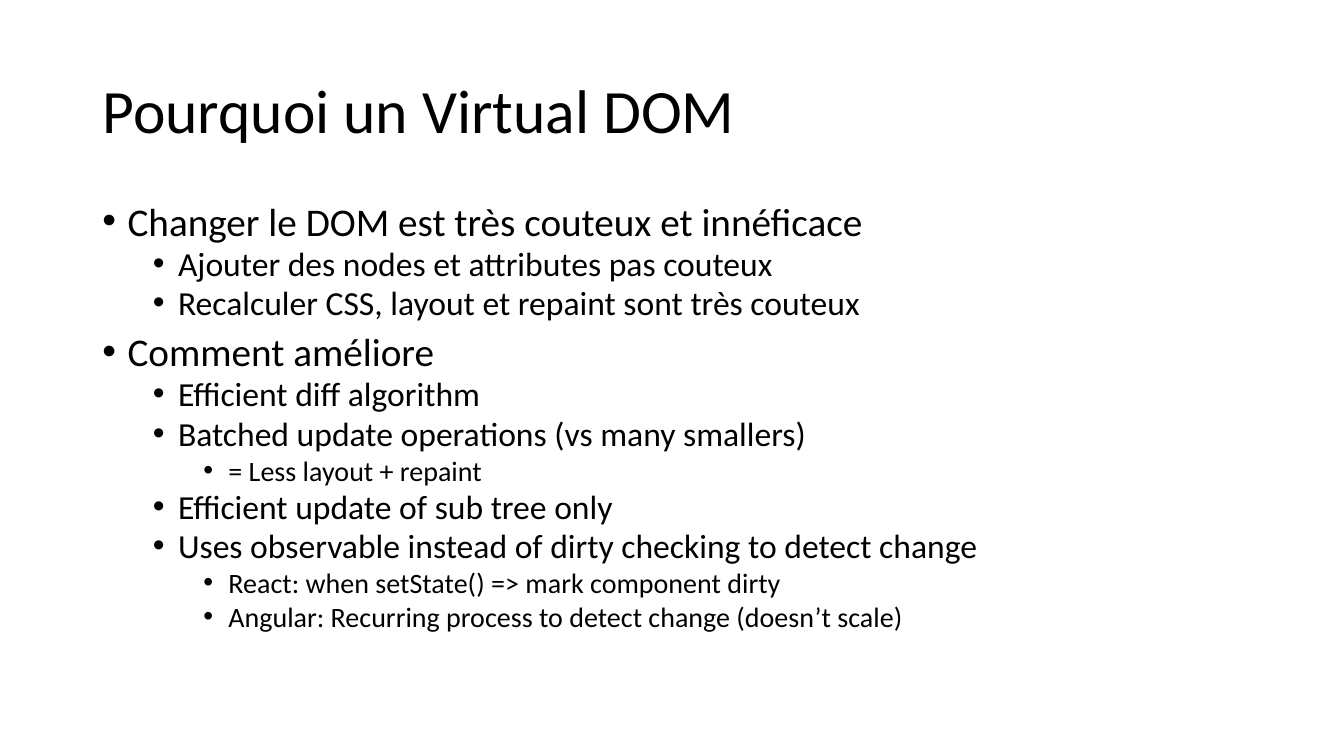
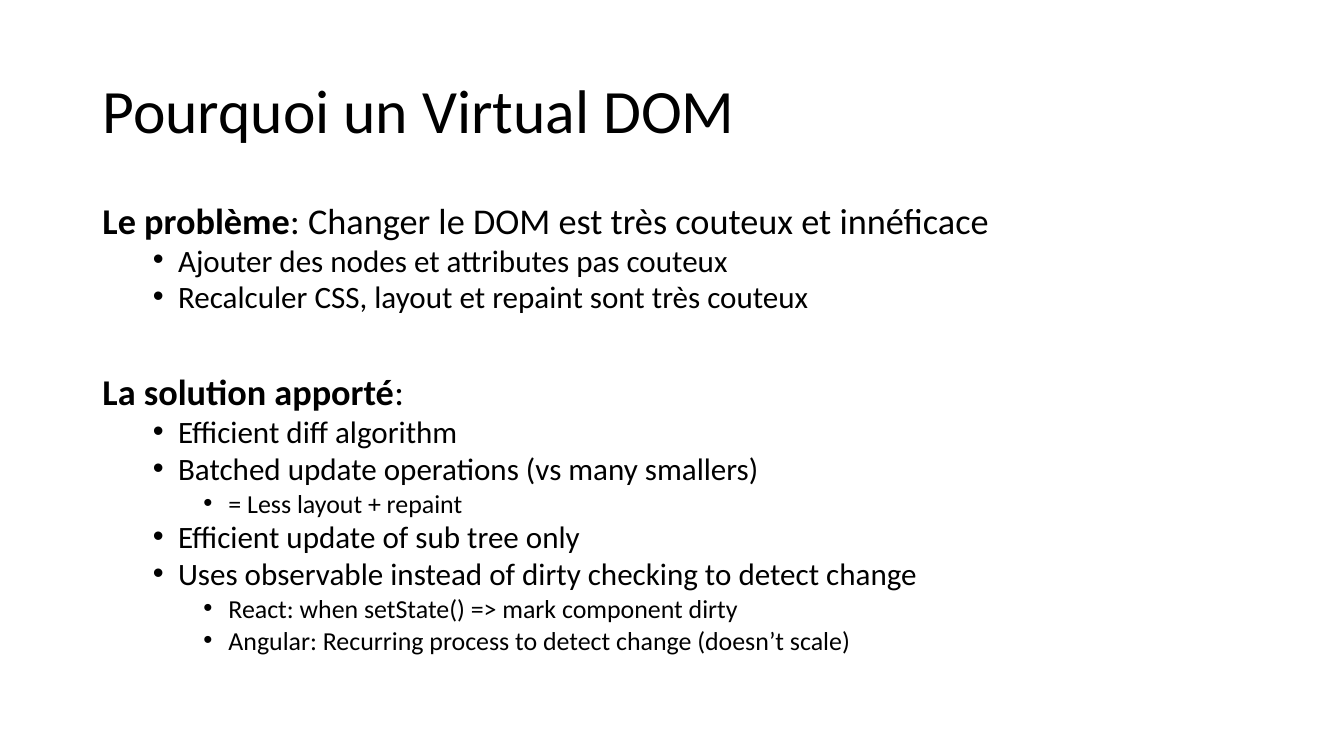
Before and after one commit to samuelgaudreau/formation-front-end-3, a slide deck: slide 15 of part-2/React-Perfo.pptx (slide 9 before the commit). Drawn at 1344x756 pixels with LibreOffice and Linux fonts; fonts in the diff are those of the drawing. Boxes give left, top, right and bottom in pixels: in the first picture for what was removed or moved away, otherwise in the second. Text is boxed around its words. In the diff, an @@ line names an element or a change of style, - is before the commit and + after.

```diff
--- a/part-2/React-Perfo.pptx
+++ b/part-2/React-Perfo.pptx
@@ text at (x1=102, y1=208, x2=989, y2=241): text changed; size 28 to 25.9 pt @@
-• Changer le DOM est très couteux et innéficace
+Le problème: Changer le DOM est très couteux et innéficace
@@ text at (x1=178, y1=250, x2=916, y2=655): size 24 to 22.2 pt in "Ajouter des nodes et attributes pas couteux", "Recalculer CSS, layout et repaint sont très ...", "Efficient diff algorithm", "Batched update operations (vs many smallers)" and 2 more places; size 20 to 18.5 pt in "= Less layout + repaint", "React: when setState() => mark component dirty", "Angular: Recurring process to detect change (doesn’t ..." @@
@@ text at (x1=102, y1=379, x2=404, y2=411): text changed; size 28 to 25.9 pt; bold on @@
-• Comment améliore
+La solution apporté:
```
Also in this commit, not shown: 10 other slides changed, 13 slides added, 1 slide removed, 10 other files.
